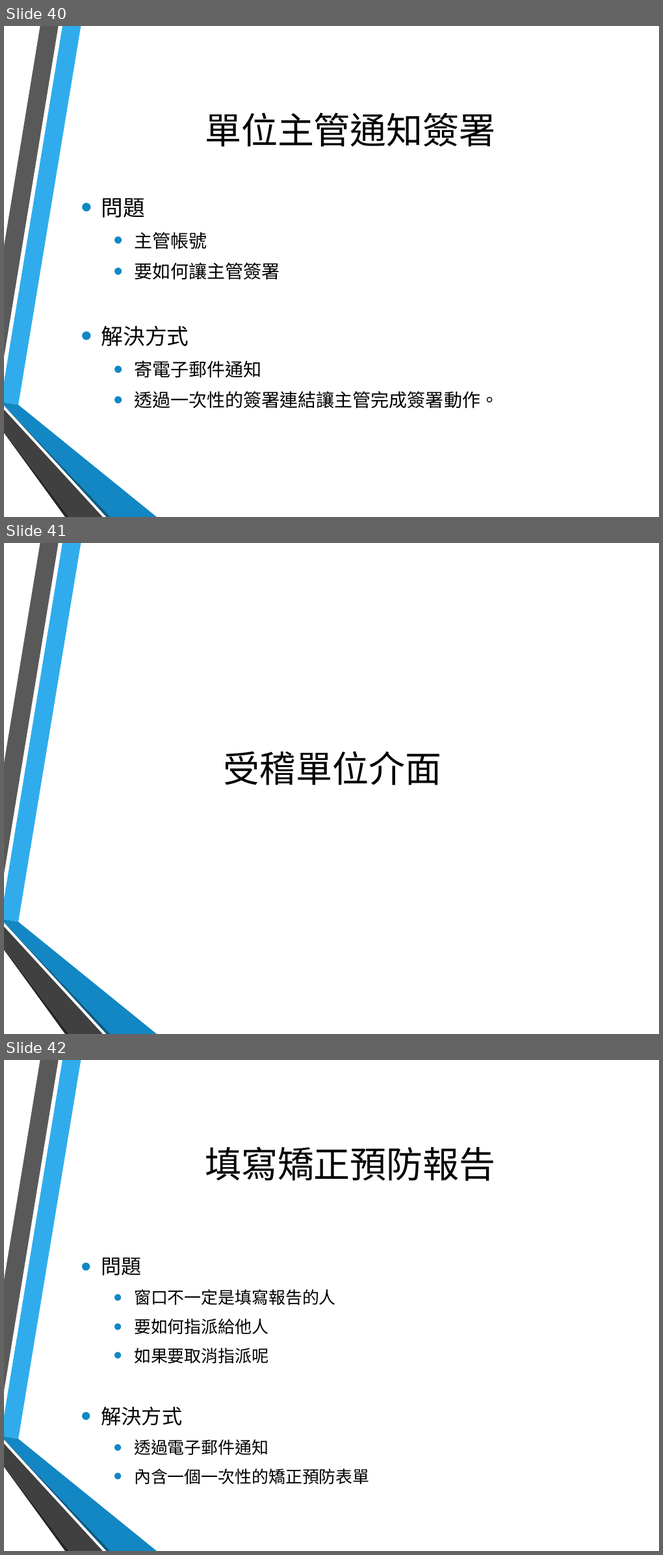
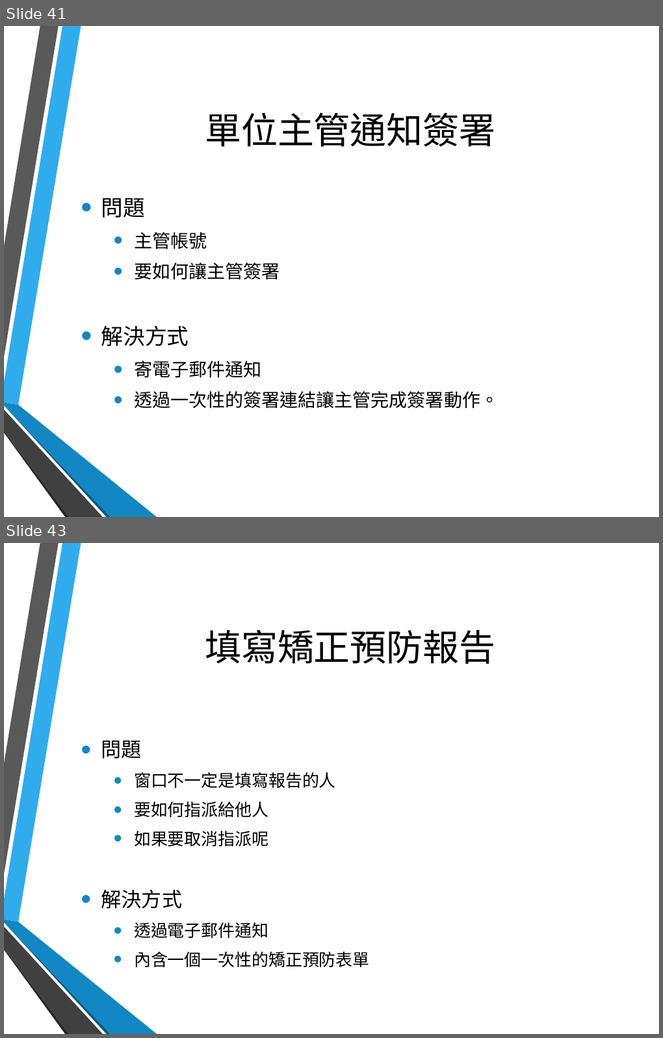
Before and after one commit to hsinewu/pia, a slide deck: Presentation/報告投影片.pptx. Shown one above the other, each under a label of ours: slides 40, 41 and 42 before the commit, slides 41 and 43 after it; the slides between them are not shown. The pictures are 663x1555 and 663x1038 pixels, drawn with LibreOffice and Linux fonts; fonts in the diff are those of the drawing; background and template pictures are left out. Boxes give left, top, right and bottom in pixels: in the first picture for what was removed or moved away, otherwise in the second. Text is boxed around its words. In the diff, an @@ line names an element or a change of style, - is before the commit and + after.

```diff
--- a/Presentation/報告投影片.pptx
+++ b/Presentation/報告投影片.pptx
@@ slide 41 removed at bbox=[4, 543, 659, 1034], background picture (left out); not listed: 6 template elements that a slide beside it also shows @@
@@ title removed at bbox=[223, 751, 441, 785] @@
-受稽單位介面
@@ what was slide 40 is now slide 41 @@
@@ what was slide 42 is now slide 43 @@
```
Also in this commit, not shown: 4 slides changed, 3 slides added, 1 other slide removed.
